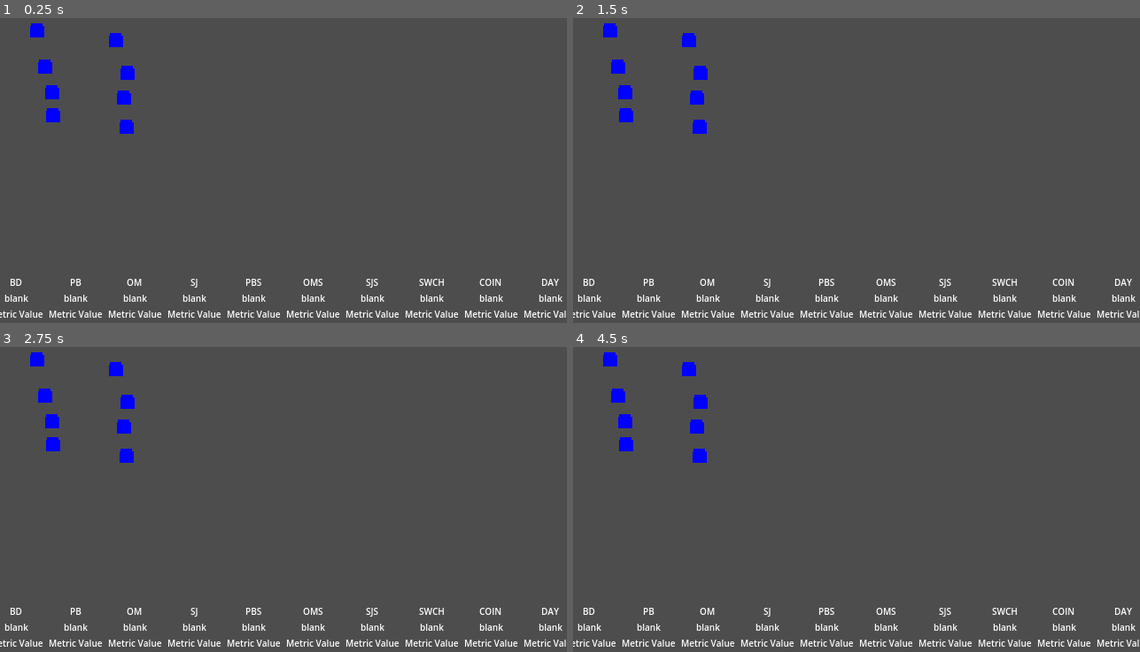
Above: before the commit, frames 1-4 (two rows, left to right).
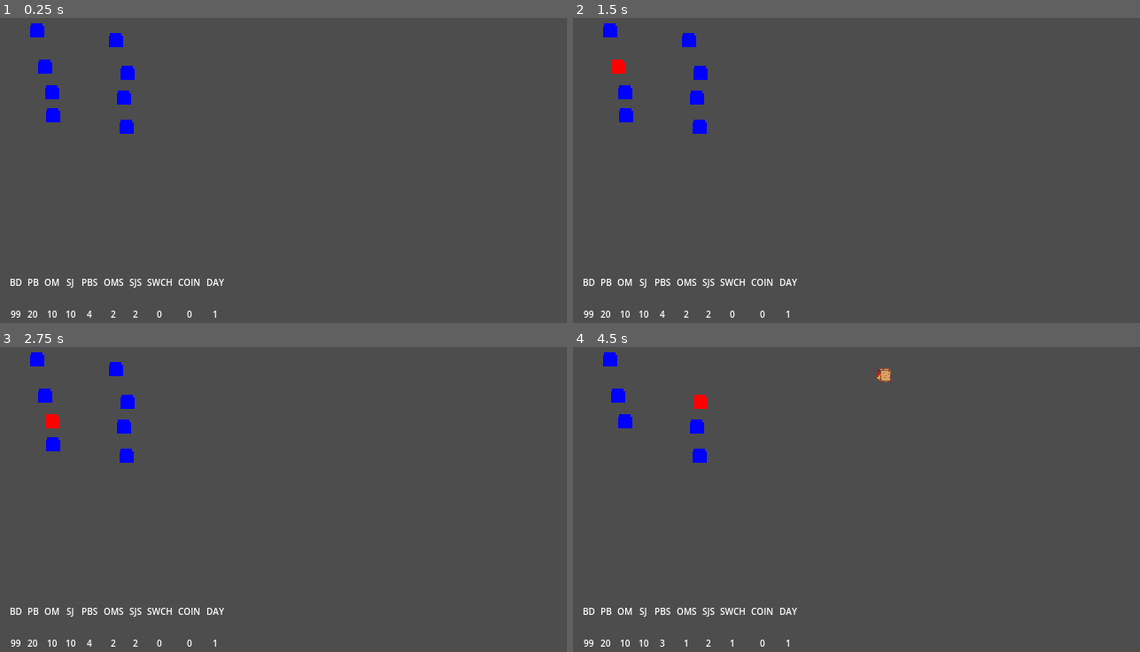
Above: after the commit, the same moments.

Repository: pocket-country/PBJ
Game: Godot game, scene res://Game_Root.tscn
Same seed, same stepped clock (60 frames per second), same inputs: the game is played once before the commit and once after it.
Inputs (mouse positions are in pixels of both pictures, inside the frame that each line leads up to):
- Up to frame 1 (0.25 s): no input
- Up to frame 2 (1.5 s): tap Enter at 0.5 s; move the mouse to (612, 30) at 0.52 s; click (612, 30) at 0.67 s; tap Space at 1.25 s; move the mouse to (618, 66) at 1.27 s; click (618, 66) at 1.42 s
- Up to frame 3 (2.75 s): tap Enter at 2 s; move the mouse to (51, 420) at 2.02 s; click (51, 420) at 2.17 s
- Up to frame 4 (4.5 s): tap Space at 2.75, 4.25 s; move the mouse to (624, 444) at 2.77 s; click (624, 444) at 2.92 s; tap Enter at 3.5 s; move the mouse to (686, 368) at 3.52 s; click (686, 368) at 3.67 s; move the mouse to (703, 401) at 4.27 s; click (703, 401) at 4.42 s

The runs differ from the first frame. In frame 1, 2.4% of the frame differs, in the area x 0-100%, y 85-99%; in frame 2, 2.5%; in frame 3, 2.5%; in frame 4, 2.8%, in the area x 0-100%, y 4-99%.
Error before the commit: Parse Error: Expected expression for variable initial value after "=". (res://gw.gd:104)

Commit message:
refactor sando spawn, metrics seem OK.  Plenty of design thoughts not reflected in code

Diff:
--- a/Game_Root.tscn
+++ b/Game_Root.tscn
@@ -194,7 +194,6 @@
 [node name="Spacer" type="Label" parent="UI/VBoxContainer/Display/HBoxContainer/BD/VBoxContainer"]
 layout_mode = 2
 theme_override_font_sizes/font_size = 10
-text = "blank"
 horizontal_alignment = 1
 vertical_alignment = 1
 
@@ -224,7 +223,6 @@
 [node name="Spacer" type="Label" parent="UI/VBoxContainer/Display/HBoxContainer/PB/VBoxContainer"]
 layout_mode = 2
 theme_override_font_sizes/font_size = 10
-text = "blank"
 horizontal_alignment = 1
 vertical_alignment = 1
 
@@ -254,7 +252,6 @@
 [node name="Spacer" type="Label" parent="UI/VBoxContainer/Display/HBoxContainer/OM/VBoxContainer"]
 layout_mode = 2
 theme_override_font_sizes/font_size = 10
-text = "blank"
 horizontal_alignment = 1
 vertical_alignment = 1
 
@@ -284,7 +281,6 @@
 [node name="Spacer" type="Label" parent="UI/VBoxContainer/Display/HBoxContainer/SJ/VBoxContainer"]
 layout_mode = 2
 theme_override_font_sizes/font_size = 10
-text = "blank"
 horizontal_alignment = 1
 vertical_alignment = 1
 
@@ -314,7 +310,6 @@
 [node name="Spacer" type="Label" parent="UI/VBoxContainer/Display/HBoxContainer/PBS/VBoxContainer"]
 layout_mode = 2
 theme_override_font_sizes/font_size = 10
-text = "blank"
 horizontal_alignment = 1
 vertical_alignment = 1
 
@@ -344,7 +339,6 @@
 [node name="Spacer" type="Label" parent="UI/VBoxContainer/Display/HBoxContainer/OMS/VBoxContainer"]
 layout_mode = 2
 theme_override_font_sizes/font_size = 10
-text = "blank"
 horizontal_alignment = 1
 vertical_alignment = 1
 
@@ -374,7 +368,6 @@
 [node name="Spacer" type="Label" parent="UI/VBoxContainer/Display/HBoxContainer/SJS/VBoxContainer"]
 layout_mode = 2
 theme_override_font_sizes/font_size = 10
-text = "blank"
 horizontal_alignment = 1
 vertical_alignment = 1
 
@@ -404,7 +397,6 @@
 [node name="Spacer" type="Label" parent="UI/VBoxContainer/Display/HBoxContainer/SWCH/VBoxContainer"]
 layout_mode = 2
 theme_override_font_sizes/font_size = 10
-text = "blank"
 horizontal_alignment = 1
 vertical_alignment = 1
 
@@ -434,7 +426,6 @@
 [node name="Spacer" type="Label" parent="UI/VBoxContainer/Display/HBoxContainer/COIN/VBoxContainer"]
 layout_mode = 2
 theme_override_font_sizes/font_size = 10
-text = "blank"
 horizontal_alignment = 1
 vertical_alignment = 1
 
@@ -464,7 +455,6 @@
 [node name="Spacer" type="Label" parent="UI/VBoxContainer/Display/HBoxContainer/DAY/VBoxContainer"]
 layout_mode = 2
 theme_override_font_sizes/font_size = 10
-text = "blank"
 horizontal_alignment = 1
 vertical_alignment = 1
 
--- a/Sandwich.tscn
+++ b/Sandwich.tscn
@@ -2,7 +2,5 @@
 
 [ext_resource type="Texture2D" uid="uid://rficg841bitc" path="res://sandwich.png" id="1_goj1h"]
 
-[node name="Sando1" type="Area2D" groups=["Sandwich"]]
-
-[node name="Sprite2D" type="Sprite2D" parent="."]
+[node name="Sprite2D" type="Sprite2D" groups=["Sandwich"]]
 texture = ExtResource("1_goj1h")
--- a/game_root.gd
+++ b/game_root.gd
@@ -33,7 +33,7 @@
 		metric_var_names["DAY"] = "day"
 
 	# connect metric updated signal from game world
-	var error = GW.metric_changed.connect(update_status_bar)
+	var error = GW.a_metric_changed.connect(update_status_bar)
 	if error != OK:
 		print("Error connecting signal: ", error)
 
--- a/gw.gd
+++ b/gw.gd
@@ -5,8 +5,7 @@
 
 # emit when any variable representing a metric in the status bar changes
 # list of these can be found in game root _ready() code.
-signal metric_changed
-
+signal a_metric_changed
 
 var game_root			# reference to our pseudo-autoload holding globals
 
@@ -33,13 +32,12 @@
 var day: int = 1					# currently placeholder
 
 # hold sandwiches.  We will generalize this later
-var sandwiches: Array = []
 var sandwich_scene: PackedScene
 var sandwiches_are_at: Vector2
 
 # hold current activated slices, one of each kind
-var got_pb: Area2D
-var got_j: Area2D
+var got_pb: Slice
+var got_j: Slice
 
 func _ready():
 	# get ref to game root so can access global values easily
@@ -89,31 +87,45 @@
 			got_j = which_slice
 			got_j.select()
 		else:
-			if which_slice != got_pb:
-				got_pb.deselect()
-				got_pb = which_slice
-				got_pb.select()
+			if which_slice != got_j:
+				got_j.deselect()
+				got_j = which_slice
+				got_j.select()
 
 	# do we have the makings of a sandwich?
 	if got_pb != null and got_j != null:
-		make_sandwich()
+		if got_j.is_in_group("Marmalade"):
+			make_sandwich("Marmalade")
+			return
+		if got_j.is_in_group("Strawberry"):
+			make_sandwich("Strawberry")
+			return
 
 
 # Instantiate a sandwich scene etc.
-func make_sandwich():
-	var current_sando =
-	current_sando.visible = true
+func make_sandwich(flavor: String):
+	var current_sando = sandwich_scene.instantiate()
+	current_sando.global_position = sandwiches_are_at + (sandwich_count * Vector2(20, 20))
+	current_sando.add_to_group(flavor)
+	add_child(current_sando)
 	sandwich_count += 1
 
-	# deal with slices, hide them, set active to null etc.
-		# TODO that mouse thing?
+	# deal with slices, hide them, set active to null, adjust counts
 	got_pb.deselect()
 	got_pb.hide()
+	pb_slices -= 1
 	got_pb = null
 
 	got_j.deselect()
 	got_j.hide()
+	if got_j.is_in_group("Marmalade"):
+		marmalade_slices -= 1
+	if got_j.is_in_group("Strawberry"):
+		strawberry_slices -= 1
 	got_j = null
+
+	emit_signal("a_metric_changed")
+
 
 # helper function to for now count and later maybe return a list
 # of nodes in two groups - ie pb & slice or marmalade and sandwich
--- a/slice.gd
+++ b/slice.gd
@@ -1,4 +1,4 @@
-extends Area2D
+class_name Slice extends Area2D
 
 signal slice_clicked(whoami: Area2D)
 
